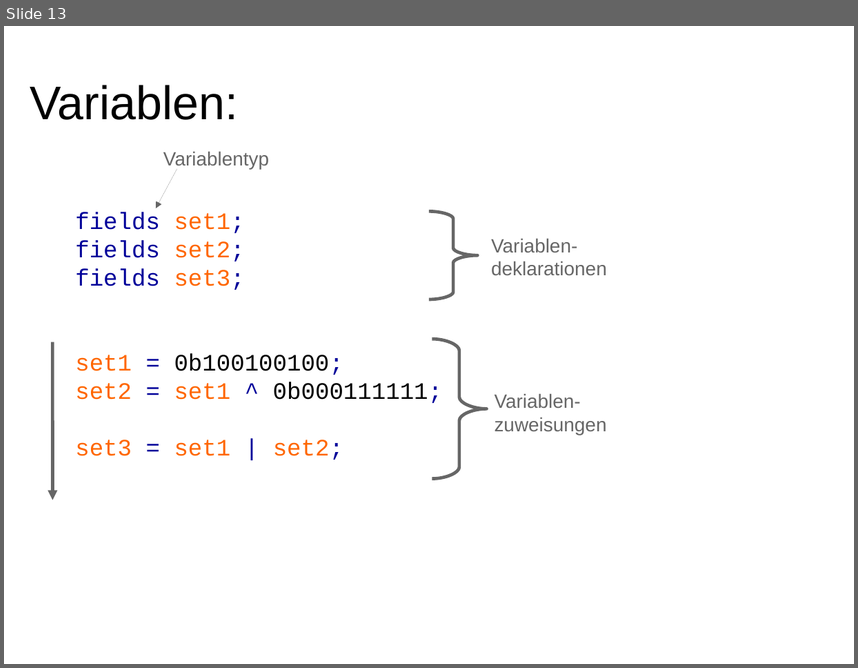
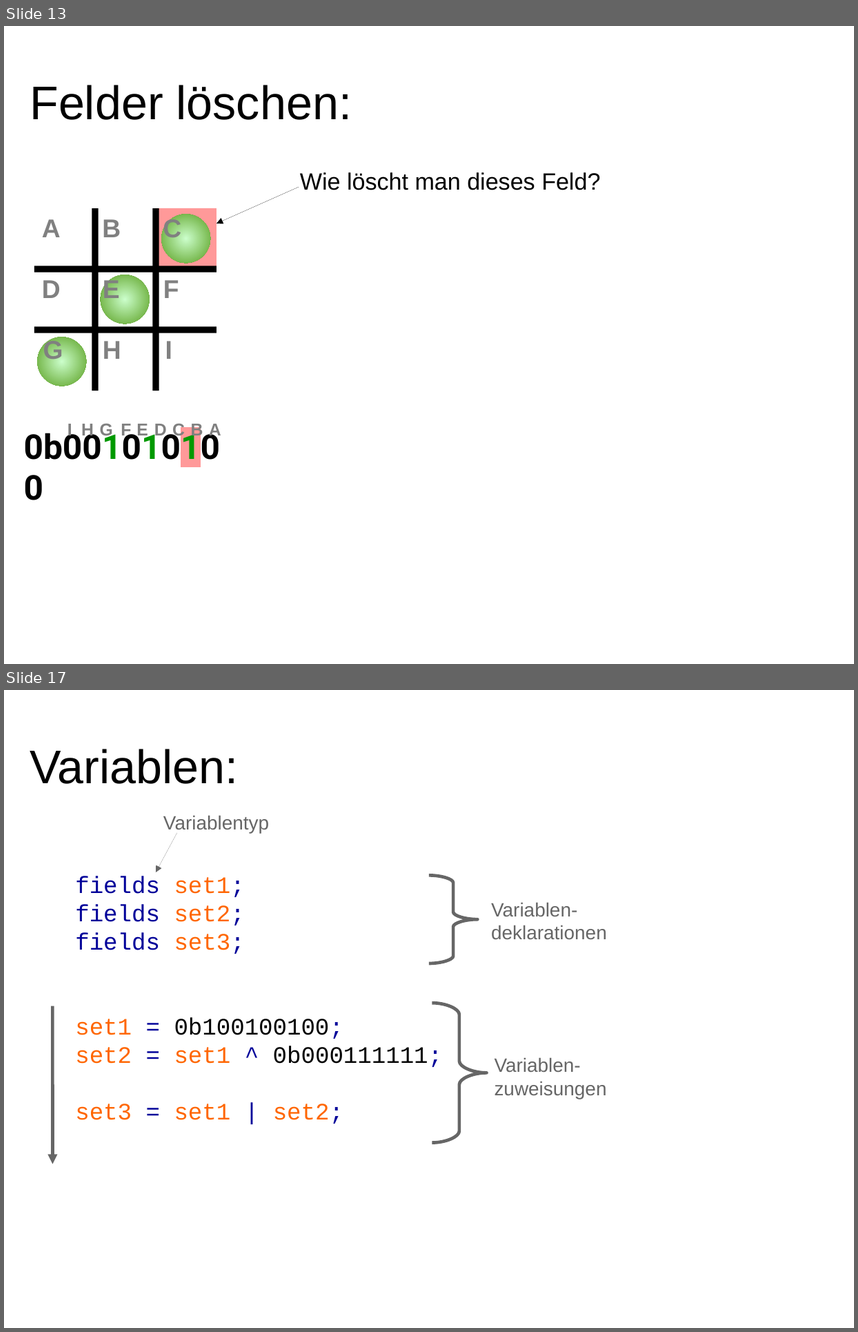
Before and after one commit to hotwolf/TicTacToe, a slide deck: Workshop/Software.odp. Shown one above the other, each under a label of ours: slide 13 before the commit, slides 13 and 17 after it; the slides between them are not shown. The pictures are 858x668 and 858x1332 pixels, drawn with LibreOffice and Linux fonts; fonts in the diff are those of the drawing. Boxes give left, top, right and bottom in pixels: in the first picture for what was removed or moved away, otherwise in the second. Text is boxed around its words. In the diff, an @@ line names an element or a change of style, - is before the commit and + after.

```diff
--- a/Workshop/Software.odp
+++ b/Workshop/Software.odp
@@ slide 13 added at [4,26,854,664], background #FFFFFF @@
@@ text added at [30,85,352,120], 44 pt, text #000000 @@
+Felder löschen:
@@ arrow added from (299, 187) to (217, 223), #000000 0 pt @@
@@ text added at [300,172,600,190], 22 pt, text #000000 @@
+Wie löscht man dieses Feld?
@@ rectangle added at [155,208,216,269], fill #FF9999 @@
@@ ellipse added at [161,214,210,263], fill gradient #CCFFCC to #579D1C @@
@@ ellipse added at [101,274,149,323], fill gradient #CCFFCC to #579D1C @@
@@ ellipse added at [37,337,86,385], fill gradient #CCFFCC to #579D1C @@
@@ group added at [34,208,217,390]: 9 texts, 4 lines @@
+B
+A
+C
+D
+E
+F
+G
+H
+I
@@ text added at [16,421,234,522], 32 pt, text #000000, bold @@
+0b001010100
@@ group added at [67,421,221,439]: 9 texts @@
+A
+C
+D
+E
+F
+G
+H
+I
+B
@@ what was slide 13 is now slide 17 @@
```
Also in this commit, not shown: 4 slides changed, 4 other slides added.
